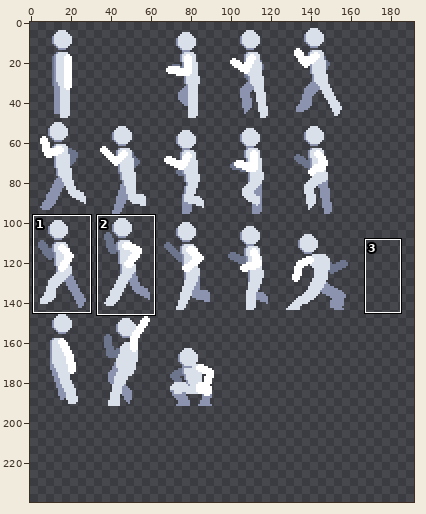
Sprite sheet, stored at assets/aseprite/characters/player.png. The picture above shows the old version from afar; the outline marks the close-up.
Close-up. Before the edit:
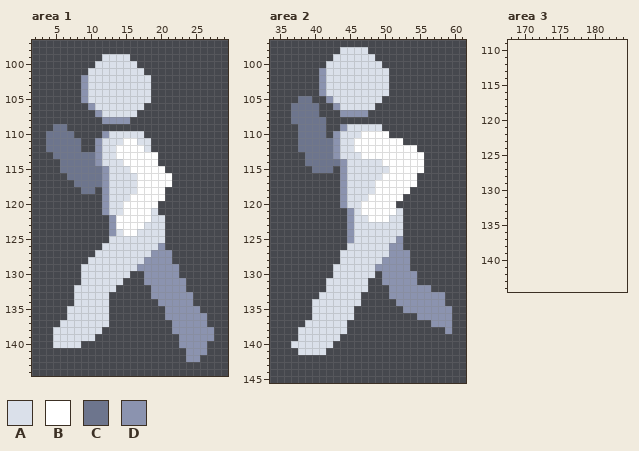
The file is 160x192 pixels. Shown: area 1: x 2..29, y 97..144; area 2: x 34..61, y 97..145; area 3: x 168..184, y 109..144. The old version is drawn lined up with the new one, on the new canvas. The commit also changed other parts of the picture, which this record leaves out.
Palette (. is transparent): A #dae0ea  B #ffffff  C #6d758d  D #8b93af
Pixels before, area 1, first column x 4:
 99 ........AAAA............
100 .......AAAAAA...........
101 ......AAAAAAAA..........
102 .....DAAAAAAAAA.........
103 .....DAAAAAAAAA.........
104 .....DAAAAAAAAA.........
105 .....DAAAAAAAAA.........
106 ......DAAAAAAA..........
107 .......DAAAAA...........
108 ........DDDD............
109 .CC.....................
110 CCCC....DAAAAA..........
111 CCCCC..DAAABBAA.........
112 CCCCC..DAABBBBA.........
113 .CCCCCCDAABBBBBB........
114 ..CCCCCDAAABBBBB........
115 ..CCCCCCDAAABBBBB.......
116 ...CCCCCDAAAABBBBB......
117 ....CCCCDAAAABBBBB......
118 .....CC.DAAAABBBB.......
119 ........DAAABBBBB.......
120 ........DAABBBBB........
121 ........DAABBBBA........
122 .........DBBBBBAA.......
123 .........DBBBBAAA.......
124 .........DABBAAAA.......
125 .........AAAAAAAA.......
126 ........AAAAAAAAD.......
127 .......AAAAAAAADDD......
128 ......AAAAAAAADDDD......
129 .....AAAAAAAADDDDDD.....
130 .....AAAAAAA..DDDDD.....
131 .....AAAAAA...DDDDDD....
132 ....AAAAAA.....DDDDD....
133 ....AAAAA......DDDDDD...
134 ....AAAAA.......DDDDD...
135 ...AAAAAA........DDDDD..
136 ...AAAAAA........DDDDDD.
137 ..AAAAAAA.........DDDDD.
138 .AAAAAAA..........DDDDDD
139 .AAAAAA............DDDDD
140 .AAAA..............DDDD.
141 ....................DDD.
142 ....................DD..
Pixels before, area 2, first column x 37:
 98 .......AAAA............
 99 ......AAAAAA...........
100 .....AAAAAAAA..........
101 ....DAAAAAAAAA.........
102 ....DAAAAAAAAA.........
103 ....DAAAAAAAAA.........
104 ....DAAAAAAAAA.........
105 .CC..DAAAAAAA..........
106 CCCC..DAAAAA...........
107 CCCC...DDDD............
108 CCCCC..................
109 .CCCC..DAAAAA..........
110 .CCCC.DAAABBBB.........
111 .CCCCCDAABBBBBBB.......
112 .CCCCCDAABBBBBBBBB.....
113 ..CCCCDAAABBBBBBBBB....
114 ..CCCCCDAAAAABBBBBB....
115 ...CCC.DAAAAAABBBBB....
116 .......DAAAAABBBBB.....
117 .......DAAAABBBBBB.....
118 .......DAAAABBBBB......
119 .......DAAABBBBB.......
120 .......DAABBBBB........
121 ........DABBBBBA.......
122 ........DAABBBAA.......
123 ........DAAAAAAA.......
124 ........DAAAAAAA.......
125 ........DAAAAAAD.......
126 ........AAAAAADD.......
127 .......AAAAAAADDD......
128 .......AAAAAADDDD......
129 ......AAAAAADDDDD......
130 ......AAAAAA.DDDDD.....
131 .....AAAAAA..DDDDD.....
132 .....AAAAAA...DDDDDD...
133 ....AAAAAA....DDDDDDDD.
134 ...AAAAAAA.....DDDDDDD.
135 ...AAAAAA.......DDDDDDD
136 ...AAAAAA.........DDDDD
137 ..AAAAAA............DDD
138 .AAAAAAA..............D
139 .AAAAAA................
140 AAAAAA.................
141 .AAAA..................
Once edited:
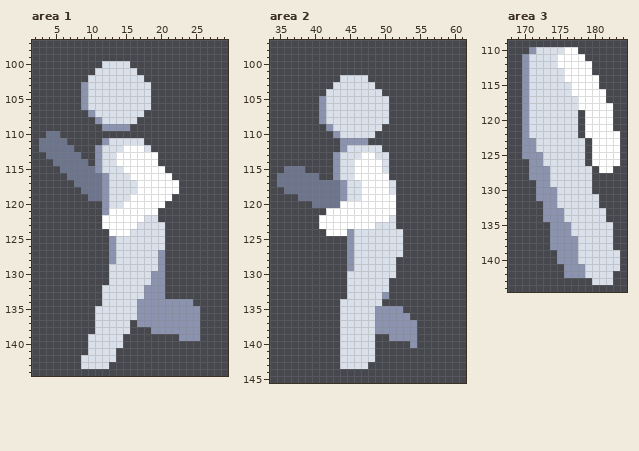
The exact change:
canvas 160x192 -> 192x240
Changed rows in their new state; - is an unchanged pixel.
Area 1:
first column x 9:
 99 ---....---
100 --.----.--
101 -.------.-
102 .--------.
first column x 3:
106 ------DA-------A---------
107 -------DA-----A----------
108 --------DAAAAA-----------
109 --..-----DDDD------------
110 ---..----......----------
111 C---..--.D--AA-.---------
112 C----.-----A-------------
113 -C----..-----------------
114 --C----.---B-------------
115 --------DA--B------------
116 -------------B-----------
117 -------------------B-----
118 --------C---------BB-----
119 -------CC---------B------
120 -----------------B-------
121 ----------BB----B--------
122 ---------BB----A-.-------
123 ---------BB---A----------
124 ----------BB-A-----------
125 ----------D--------------
126 ---------.D------A-------
127 --------..D-----A-.------
128 -------...D----AA-.------
129 ------....----AAA-..-----
130 ------....---AAA--..-----
131 ------....--AAAA--...----
132 -----....--AAAAD--...----
133 -----....-AAAAAD--....---
134 -----....-AAAADDD--------
135 ----....--AAAADDDD-------
136 ----....--AAAADDDD-----.-
137 ---.....--AAA-DDDDD----.-
138 --......-AAAA---DDD----..
139 --.....-AAAA-----------..
140 --....-AAAAA--------....-
141 -------AAAA----------...-
142 ------AAAAA----------..--
143 ------AAAA---------------
Area 2:
first column x 35:
 98 ---------....------------
 99 --------......-----------
100 -------........----------
101 ------..........---------
102 ------...----...---------
103 ------..------..---------
104 ------.--------.---------
105 ---..-DA-------A---------
106 --....DAA-----AA---------
107 --....DAAAAAAAAA---------
108 --....DAAAAAAAAA---------
109 ---....DAA---------------
110 ---....-----AA..---------
111 ---......DDDD.....-------
112 ---......D-AAAA.....-----
113 ----....------AA.....----
114 ----....DA-BBBBA.....----
115 -CCC-...DA-BBBB-.....----
116 CCCCCC--DA-BBBB-....-----
117 CCCCCCCCC---BB--A...-----
118 -CCCCCCCC---BB--A..------
119 ---CCCCCC---B----.-------
120 -----CCCCBBB-------------
121 -------BBBBB-----.-------
122 ------BBBBBBB----.-------
123 ------BBBBBBBB---.-------
124 -------BBB---------------
125 -----------------A-------
126 ----------D-----AA-------
127 ---------.D-----AA.------
128 ---------.D----AA..------
129 --------..D---AAA..------
130 --------..----AAA...-----
131 -------...---AAA....-----
132 -------...---AAA......---
133 ------....--AAAD........-
134 -----....---AAA--.......-
135 -----....--AAADDDD.......
136 -----....--AAADDDDD-.....
137 ----.....-AAAADDDDDD--...
138 ---......-AAAADDDDDD----.
139 ---......AAAAA--DDDD-----
140 --......-AAAAA-----D-----
141 ---....--AAAAA-----------
142 ---------AAAAA-----------
143 ---------AAAA------------
Area 3:
first column x 170:
110 -DAAAABB------
111 DAAAABBBB-----
112 DAAAABBBBB----
113 DAAAAABBBB----
114 DAAAAABBBBB---
115 DAAAAAABBBB---
116 DAAAAAABBBBB--
117 DAAAAAAABBBB--
118 DAAAAAAABBBBB-
119 DAAAAAAA-BBBB-
120 DAAAAAAA-BBBB-
121 DAAAAAAA-BBBB-
122 DAAAAAAA-BBBBB
123 DDAAAAAAA-BBBB
124 DDAAAAAAA-BBBB
125 DDDAAAAAA-BBBB
126 -DDAAAAAA-BBBB
127 -DDDAAAAAA-BB-
128 -DDDAAAAAA----
129 --DDAAAAAA----
130 --DDDAAAAA----
131 --DDDAAAAAA---
132 ---DDAAAAAA---
133 ---DDDAAAAAA--
134 ---DDDAAAAAA--
135 ----DDDAAAAAA-
136 ----DDDAAAAAA-
137 ----DDDDAAAAA-
138 ----DDDDAAAAA-
139 -----DDDAAAAAA
140 -----DDDAAAAAA
141 ------DDDAAAAA
142 ------DDDAAAA-
143 ----------AAA-
Where, in picture pixels (left, top, right, bottom), the same in both close-ups:
erased: (81, 54, 151, 82)
changed: (39, 103, 214, 369)
changed: (277, 47, 452, 369)
added: (522, 47, 620, 285)
